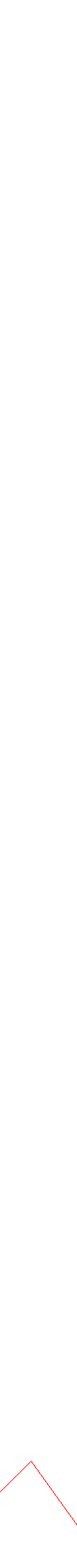
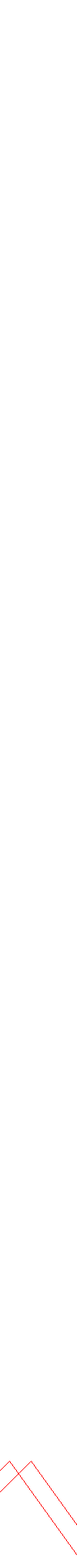
Layers edited between the first and the second 77×1568 image:
added layer "chunk_1-2026-04-23" (1st of 4) above "chunk_1-2026-04-23" over [0,1460,77,1555]
added layer "chunk_1-2026-04-23" (2nd of 4) above "chunk_1-2026-04-23" over [0,1460,77,1555]
